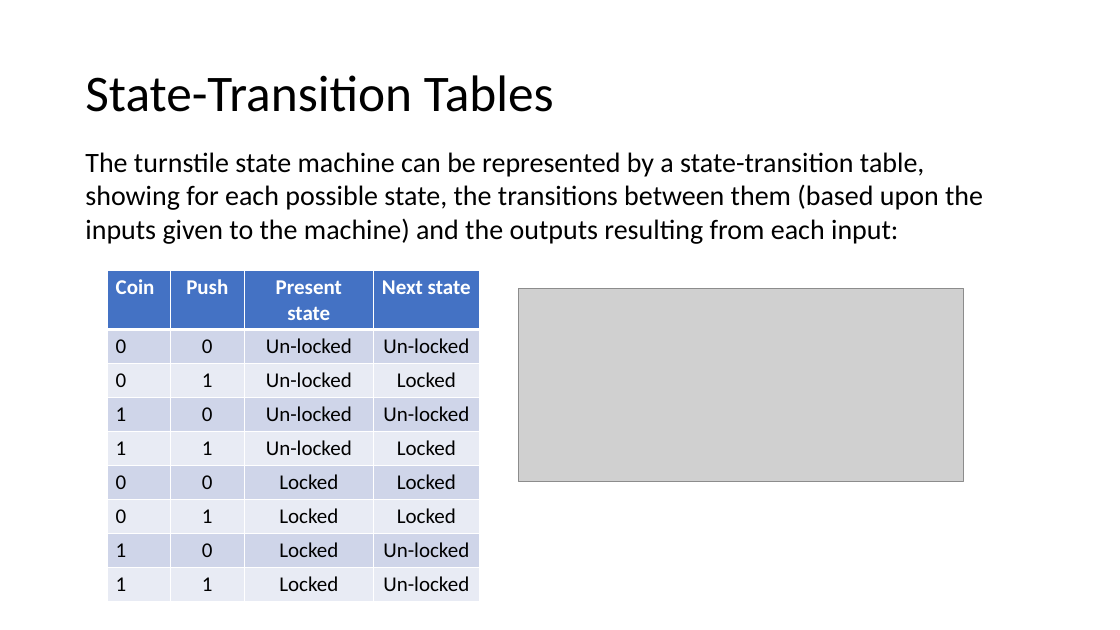
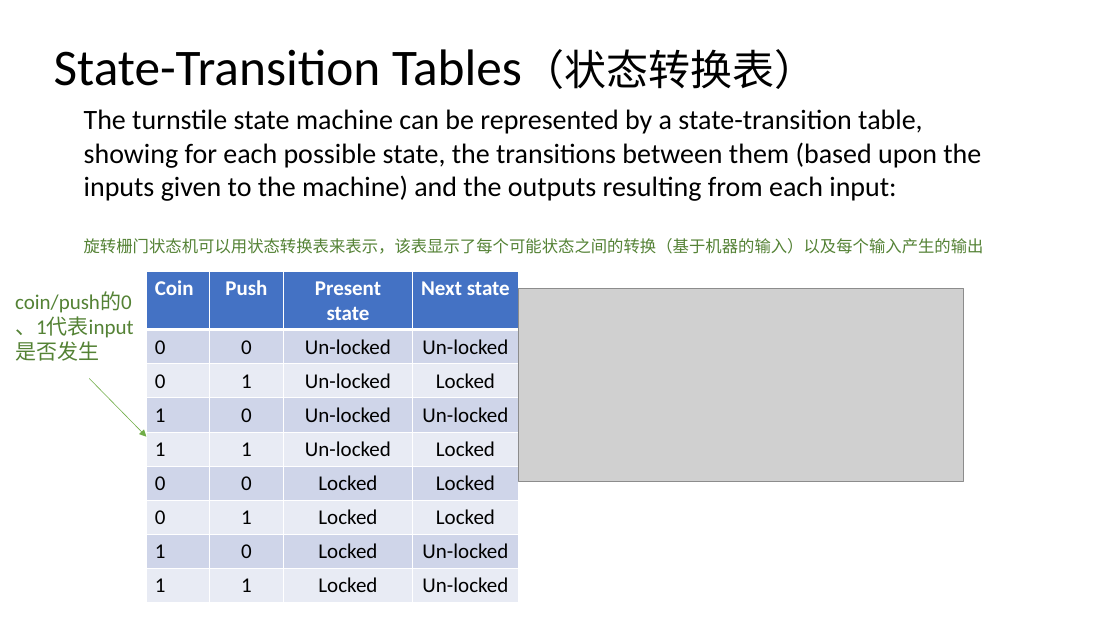
Before and after one commit to vcboy1/Leeds, a slide deck: slide 12 of 26fall/1860/Lecture/Week1.8/Lec 1.8.1 Designing Sequential logic circuits.pptx. Drawn at 1120x630 pixels with LibreOffice and Linux fonts; fonts in the diff are those of the drawing; grey boxes stand for pictures. Boxes give left, top, right and bottom in pixels: in the first picture for what was removed or moved away, otherwise in the second. Text is boxed around its words. In the diff, an @@ line names an element or a change of style, - is before the commit and + after.

```diff
--- a/26fall/1860/Lecture/Week1.8/Lec 1.8.1 Designing Sequential logic circuits.pptx
+++ b/26fall/1860/Lecture/Week1.8/Lec 1.8.1 Designing Sequential logic circuits.pptx
@@ title at [54, 49, 817, 89]: text changed @@
-State-Transition Tables
+State-Transition Tables（状态转换表）
@@ text "The turnstile state machine can ...": place and size @@
-text "The turnstile state machine can ..." at [85, 152, 983, 244]
+text "The turnstile state machine can ..." at [84, 109, 984, 254]
@@ text at [84, 238, 984, 254]: paragraph added @@
+旋转栅门状态机可以用状态转换表来表示，该表显示了每个可能状态之间的转换（基于机器的输入）以及每个输入产生的输出
@@ text added at [15, 291, 134, 361], 18 pt, text #548235 @@
+coin/push的0
+、1代表input
+是否发生
@@ table: place and size @@
-table at [108, 271, 481, 602]
+table at [146, 271, 519, 602]
@@ arrow added from (89, 379) to (146, 437), #70AD47 0.5 pt @@
```
Also in this commit, not shown: 12 other slides changed, 4 slides added, 3 slides removed, 16 other files.
